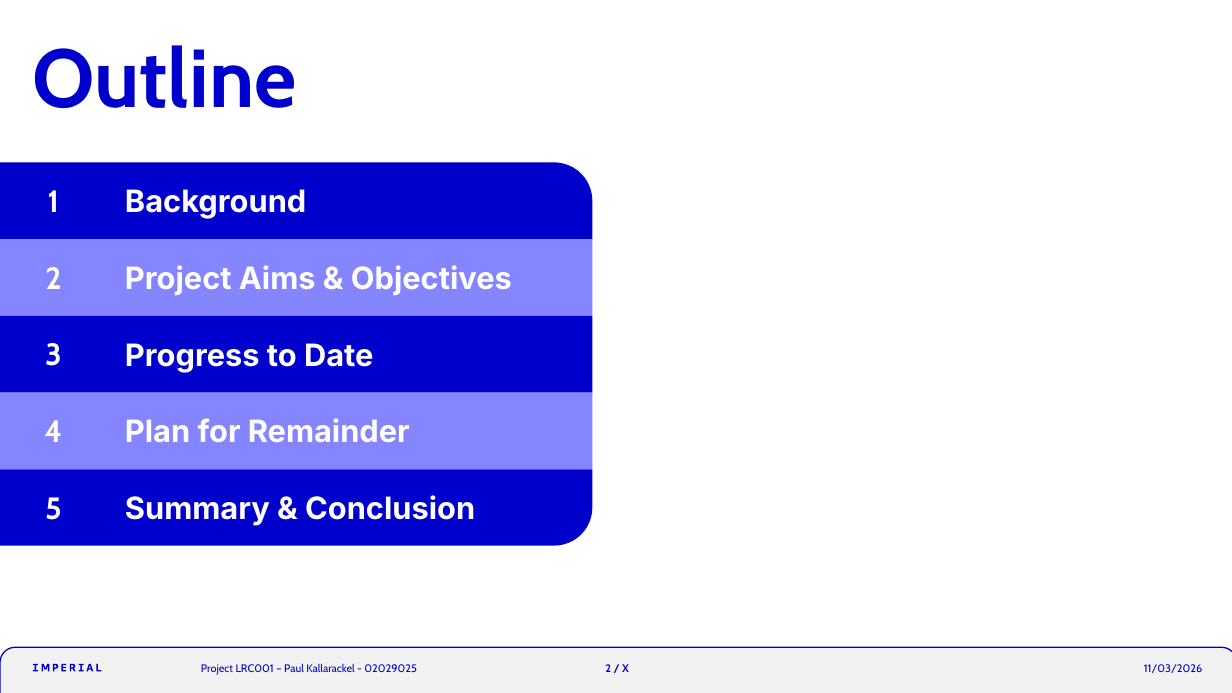
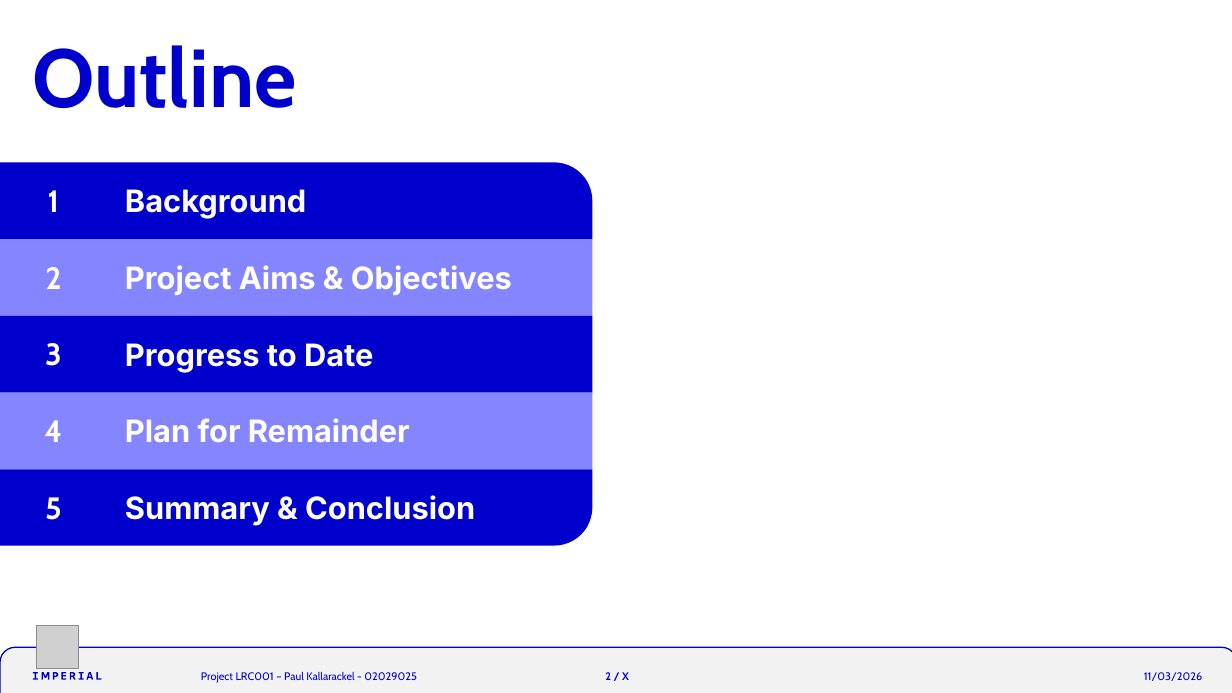
Before and after one commit to krackalackel02/FYP-Interim, a slide deck: slide 2 of Interim.pptx. Drawn at 1232x693 pixels with LibreOffice and Linux fonts; fonts in the diff are those of the drawing; grey boxes stand for pictures. Boxes give left, top, right and bottom in pixels: in the first picture for what was removed or moved away, otherwise in the second. Text is boxed around its words. In the diff, an @@ line names an element or a change of style, - is before the commit and + after.

```diff
--- a/Interim.pptx
+++ b/Interim.pptx
@@ picture added at box(36, 626, 79, 668) @@
@@ rounded rectangle removed at box(0, 647, 1232, 693) @@
@@ rounded rectangle added at box(0, 647, 1232, 693), fill #F2F2F2, outline #0000CD 1 pt @@
@@ rectangle added at box(18, 633, 167, 669), fill #FFFFFF, outline #FFFFFF 1 pt @@
@@ group removed at box(33, 664, 101, 671): 8 freeform shapes @@
@@ group added at box(33, 672, 101, 679): 8 freeform shapes @@
@@ 2 texts, 1 page number: place and size @@
-2 texts, 1 page number at box(201, 664, 1203, 675)
+2 texts, 1 page number at box(201, 672, 1203, 683)
```
Also in this commit, not shown: 5 other slides changed, 2 slides added, 1 other file.
